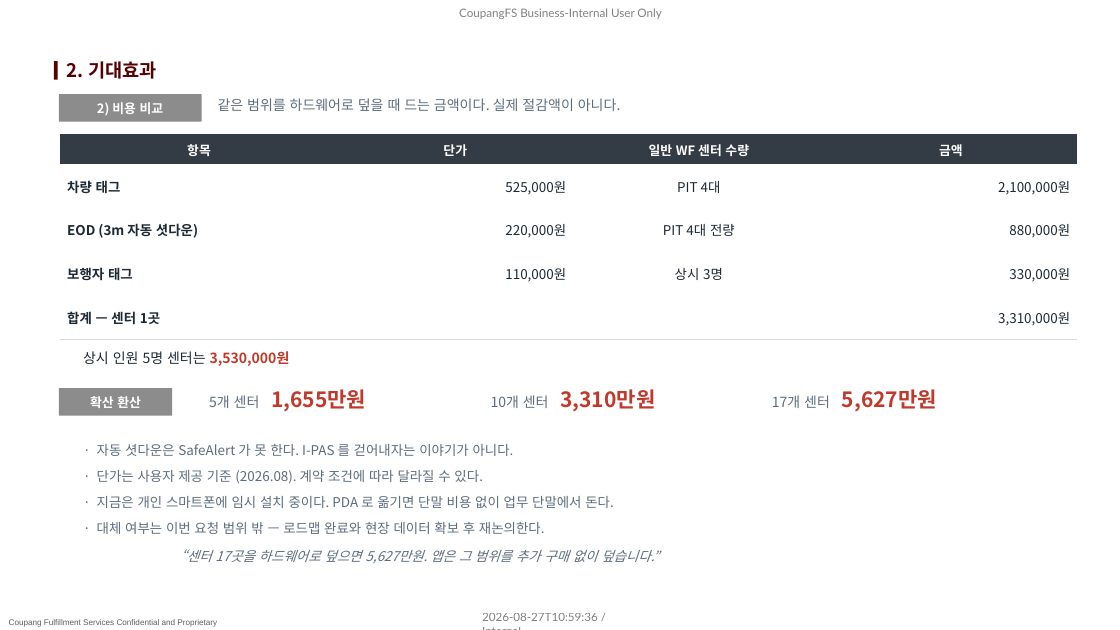
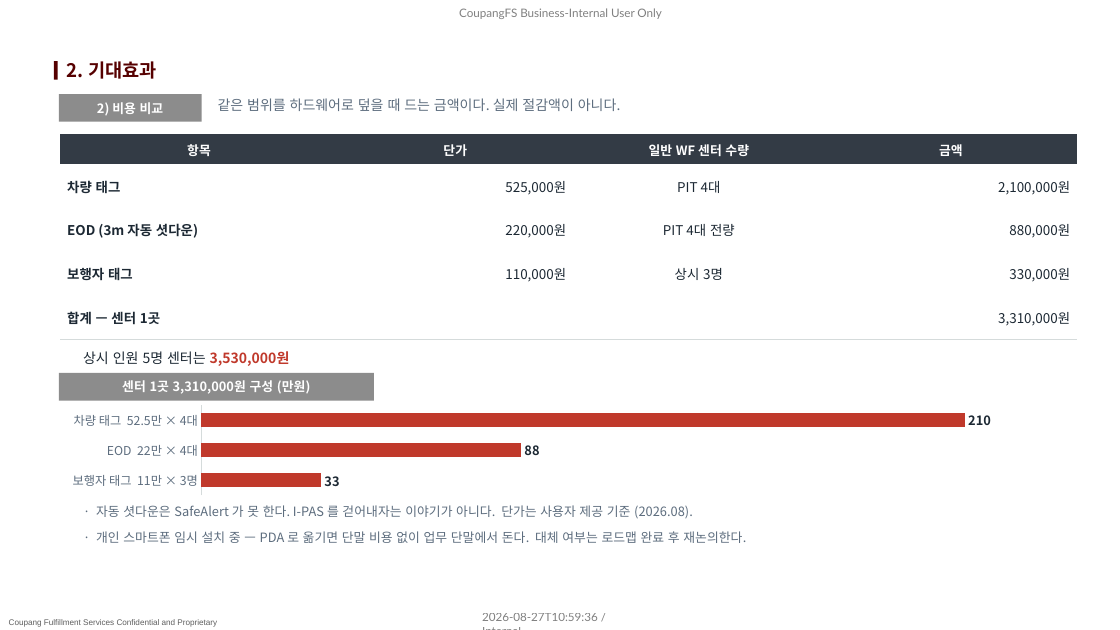
Before and after one commit to pslymzero-cyber/SafeAlert, a slide deck: slide 6 of docs/presentation/company_form/SafeAlert_보고_2026.08.pptx. Drawn at 1120x630 pixels with LibreOffice and Linux fonts; fonts in the diff are those of the drawing; background and template pictures are left out. Boxes give left, top, right and bottom in pixels: in the first picture for what was removed or moved away, otherwise in the second. Text is boxed around its words. In the diff, an @@ line names an element or a change of style, - is before the commit and + after.

```diff
--- a/docs/presentation/company_form/SafeAlert_보고_2026.08.pptx
+++ b/docs/presentation/company_form/SafeAlert_보고_2026.08.pptx
@@ rectangle "센터 1곳 3,310,000원 구성 (만원)": place and size @@
-rectangle "센터 1곳 3,310,000원 구성 (만원)" at box(59, 388, 172, 416)
+rectangle "센터 1곳 3,310,000원 구성 (만원)" at box(59, 373, 374, 401)
@@ text in rectangle at box(122, 380, 310, 394): text changed @@
-확산 환산
+센터 1곳 3,310,000원 구성 (만원)
@@ text removed at box(209, 389, 366, 411) @@
-5개 센터 1,655만원
@@ text removed at box(491, 389, 655, 411) @@
-10개 센터 3,310만원
@@ text removed at box(772, 389, 937, 411) @@
-17개 센터 5,627만원
@@ bar chart added at box(52, 403, 1077, 497) @@
+categories: 보행자 태그  11만 × 3명, EOD  22만 × 4대, 차량 태그  52.5만 × 4대
+Series 1: 33, 88, 210
@@ text removed at box(97, 470, 483, 484) @@
-· 단가는 사용자 제공 기준 (2026.08). 계약 조건에 따라 달라질 수 있다.
@@ text at box(96, 505, 693, 519): text changed; size 11.5 to 11 pt @@
-· 자동 셧다운은 SafeAlert 가 못 한다. I-PAS 를 걷어내자는 이야기가 아니다.
+· 자동 셧다운은 SafeAlert 가 못 한다. I-PAS 를 걷어내자는 이야기가 아니다. 단가는 사용자 제공 기준 (2026.08).
@@ text at box(96, 531, 746, 543): text changed; size 11.5 to 11 pt @@
-· 지금은 개인 스마트폰에 임시 설치 중이다. PDA 로 옮기면 단말 비용 없이 업무 단말에서 돈다.
+· 개인 스마트폰 임시 설치 중 — PDA 로 옮기면 단말 비용 없이 업무 단말에서 돈다. 대체 여부는 로드맵 완료 후 재논의한다.
@@ text removed at box(97, 522, 545, 534) @@
-· 대체 여부는 이번 요청 범위 밖 — 로드맵 완료와 현장 데이터 확보 후 재논의한다.
@@ text removed at box(181, 549, 659, 563) @@
-“센터 17곳을 하드웨어로 덮으면 5,627만원. 앱은 그 범위를 추가 구매 없이 덮습니다.”
```
Also in this commit, not shown: 2 other slides changed, 1 slide added, 4 other files.
